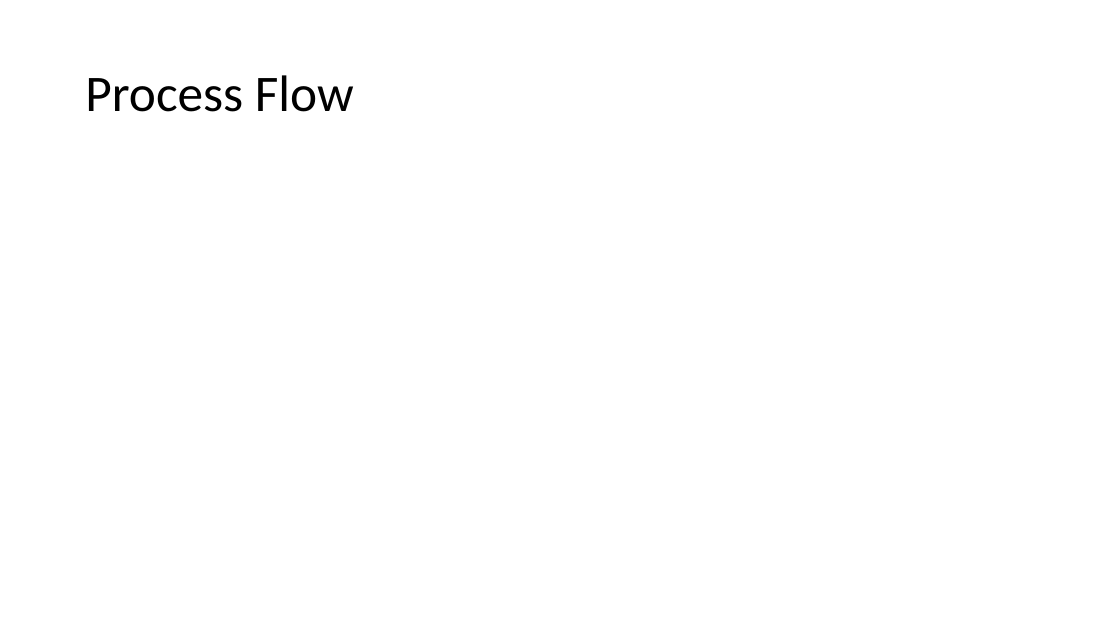
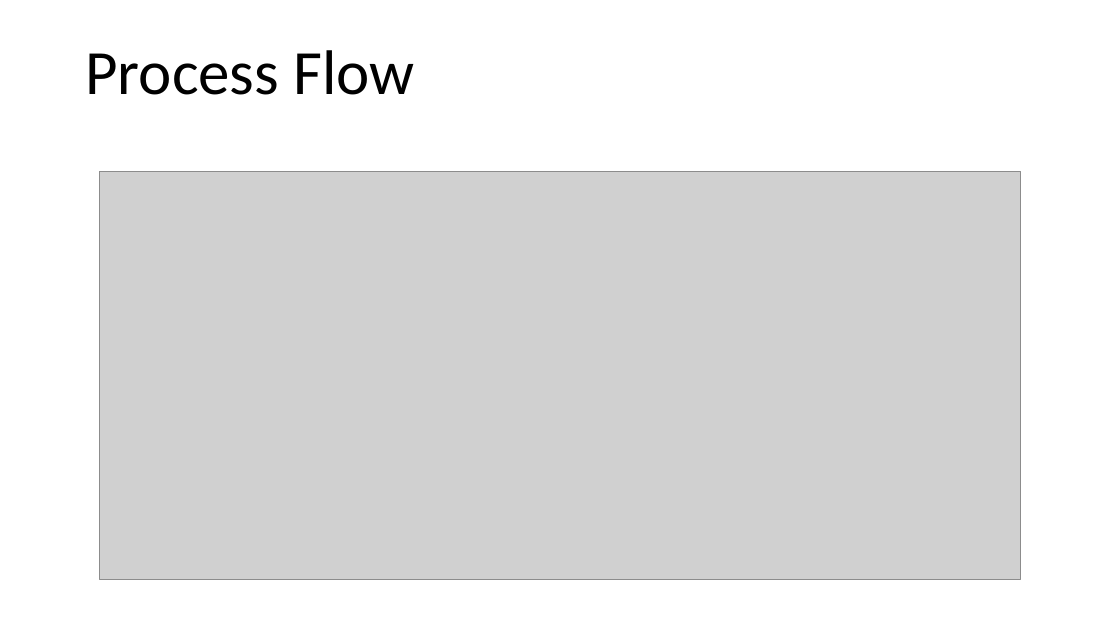
Before and after one commit to sukumar-varma/SearchEngine, a slide deck: slide 5 of docs/interim_project_1.pptx. Drawn at 1120x630 pixels with LibreOffice and Linux fonts; fonts in the diff are those of the drawing; grey boxes stand for pictures. Boxes give left, top, right and bottom in pixels: in the first picture for what was removed or moved away, otherwise in the second. Text is boxed around its words. In the diff, an @@ line names an element or a change of style, - is before the commit and + after.

```diff
--- a/docs/interim_project_1.pptx
+++ b/docs/interim_project_1.pptx
@@ title "Process Flow": place and size @@
-title "Process Flow" at <box>85,75,354,112</box>
+title "Process Flow" at <box>85,50,414,95</box>
@@ title "Process Flow" at <box>85,50,414,95</box>: size 44 to 54 pt; vertical alignment middle to bottom @@
@@ picture added at <box>99,171,1022,580</box> @@
```
Also in this commit, not shown: 8 other slides changed, 2 slides added, 2 slides removed.
